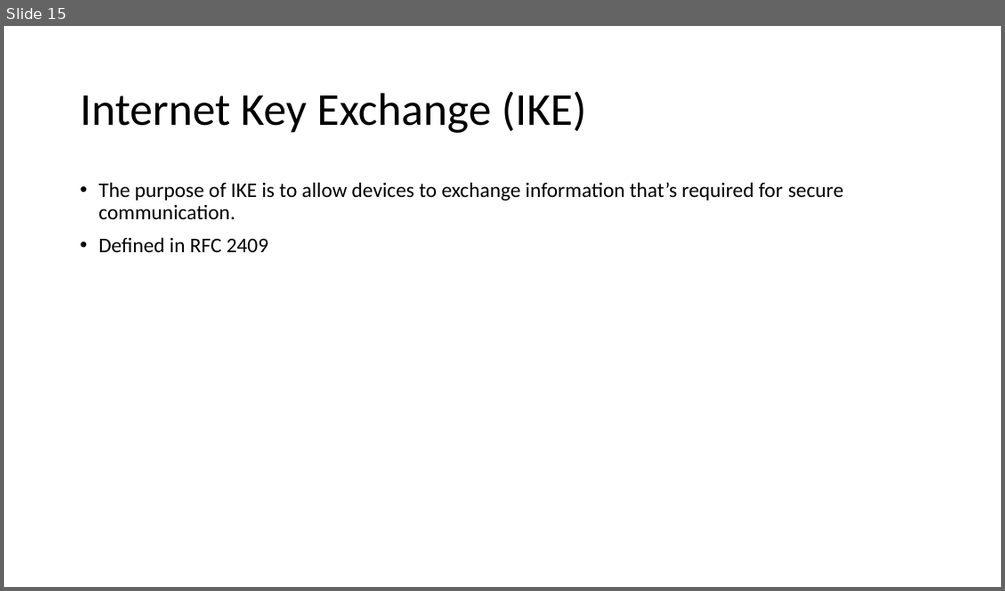
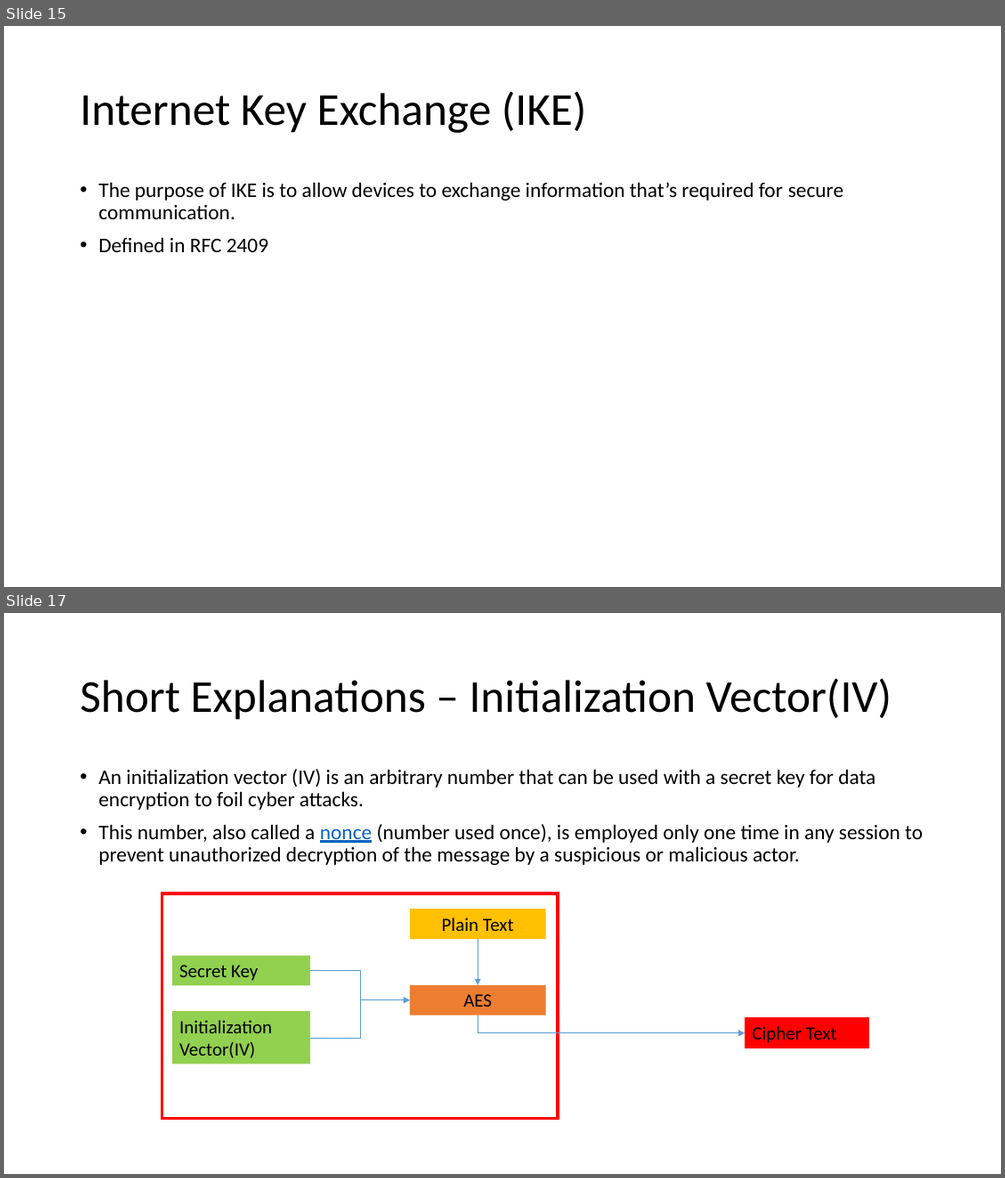
Before and after one commit to keskinadem/NetworkCryptology, a slide deck: Network/IPSEC.pptx. Shown one above the other, each under a label of ours: slide 15 before the commit, slides 15 and 17 after it; the slides between them are not shown. The pictures are 1005x591 and 1005x1178 pixels, drawn with LibreOffice and Linux fonts; fonts in the diff are those of the drawing. Boxes give left, top, right and bottom in pixels: in the first picture for what was removed or moved away, otherwise in the second. Text is boxed around its words. In the diff, an @@ line names an element or a change of style, - is before the commit and + after.

```diff
--- a/Network/IPSEC.pptx
+++ b/Network/IPSEC.pptx
@@ slide 17 added at (4,613,1001,1174), background #FFFFFF @@
@@ title added at (80,678,891,720), 44 pt, text #000000 @@
+Short Explanations – Initialization Vector(IV)
@@ text added at (98,769,922,865), 20 pt, text #000000 @@
+• An initialization vector (IV) is an arbitrary number that can be used with a secret key for data encryption to foil cyber attacks.
+• This number, also called a nonce (number used once), is employed only one time in any session to prevent unauthorized decryption of the message by a suspicious or malicious actor.
@@ rectangle added at (162,893,558,1118), outline #FF0000 3 pt @@
@@ rectangle added at (410,908,546,938), fill #FFC000, 18 pt, text #000000 @@
+Plain Text
@@ rectangle added at (172,956,310,985), fill #92D050, 18 pt, text #000000 @@
+Secret Key
@@ elbow arrow added from (478, 939) to (478, 985), #5B9BD5 0.5 pt @@
@@ elbow arrow added from (310, 971) to (410, 1000), #5B9BD5 0.5 pt @@
@@ rectangle added at (410,985,546,1014), fill #ED7D31, 18 pt, text #000000 @@
+AES
@@ rectangle added at (172,1011,310,1064), fill #92D050, 18 pt, text #000000 @@
+Initialization Vector(IV)
@@ elbow arrow added from (310, 1038) to (410, 1000), #5B9BD5 0.5 pt @@
@@ elbow arrow added from (478, 1015) to (745, 1033), #5B9BD5 0.5 pt @@
@@ rectangle added at (745,1018,869,1047), fill #FF0000, outline #FF0000 0.75 pt, 18 pt, text #000000 @@
+Cipher Text
```
Also in this commit, not shown: 2 other slides added, 1 other file.
